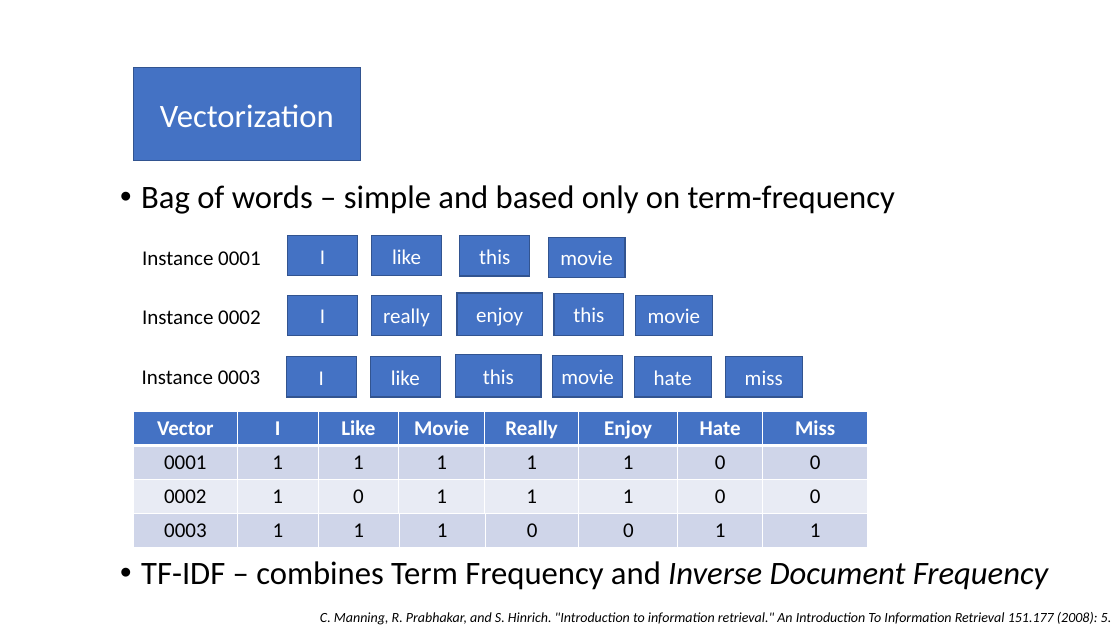
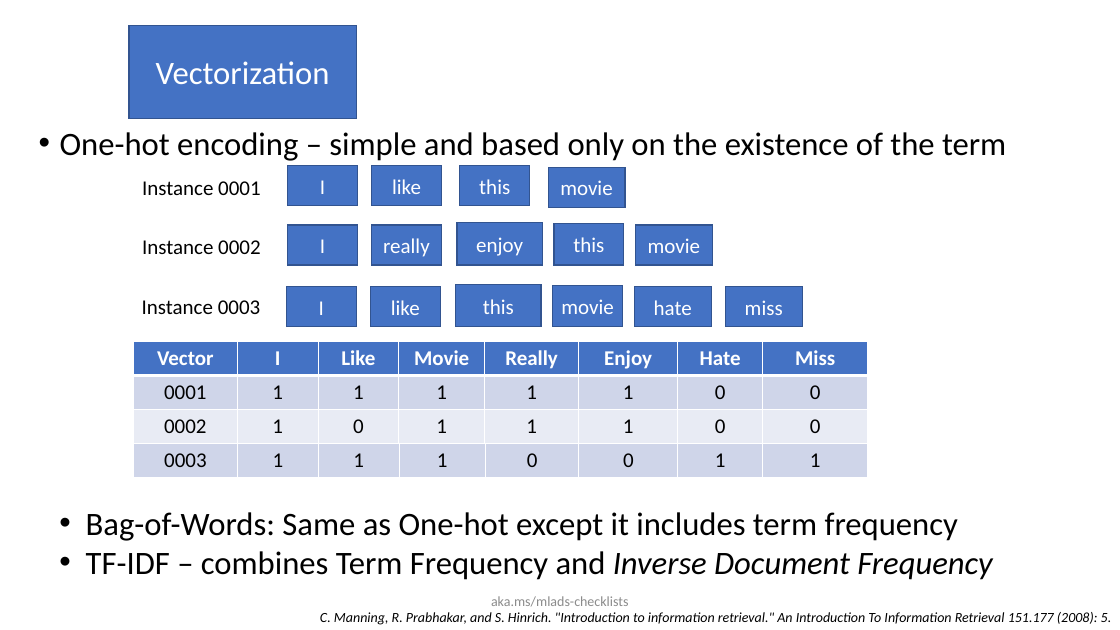
Before and after one commit to FarTaFar/MLADS19_DL4NLP, a slide deck: slide 10 of 41, Gururajan.pptx. Drawn at 1120x630 pixels with LibreOffice and Linux fonts; fonts in the diff are those of the drawing. Boxes give left, top, right and bottom in pixels: in the first picture for what was removed or moved away, otherwise in the second. Text is boxed around its words. In the diff, an @@ line names an element or a change of style, - is before the commit and + after.

Commit message:
ppt updated

```diff
--- a/41, Gururajan.pptx
+++ b/41, Gururajan.pptx
@@ rectangle "Vectorization": place and size @@
-rectangle "Vectorization" at bbox=[134, 68, 360, 161]
+rectangle "Vectorization" at bbox=[129, 25, 356, 118]
@@ text added at bbox=[60, 132, 1006, 161], 28 pt, text #000000 @@
+• One-hot encoding – simple and based only on the existence of the term
@@ text removed at bbox=[141, 185, 1048, 590] @@
-• Bag of words – simple and based only on term-frequency
-• TF-IDF – combines Term Frequency and Inverse Document Frequency
@@ 15 rectangles, 3 texts, 3 tables: place and size @@
-15 rectangles, 3 texts, 3 tables at bbox=[134, 236, 869, 549]
+15 rectangles, 3 texts, 3 tables at bbox=[134, 166, 869, 478]
@@ text added at bbox=[86, 512, 992, 580], 28 pt, text #000000 @@
+• Bag-of-Words: Same as One-hot except it includes term frequency
+• TF-IDF – combines Term Frequency and Inverse Document Frequency
@@ text added at bbox=[491, 596, 629, 606], 12 pt, text #8C8C8C @@
+aka.ms/mlads-checklists
```
Also in this commit, not shown: 25 other slides changed, 1 other file.
